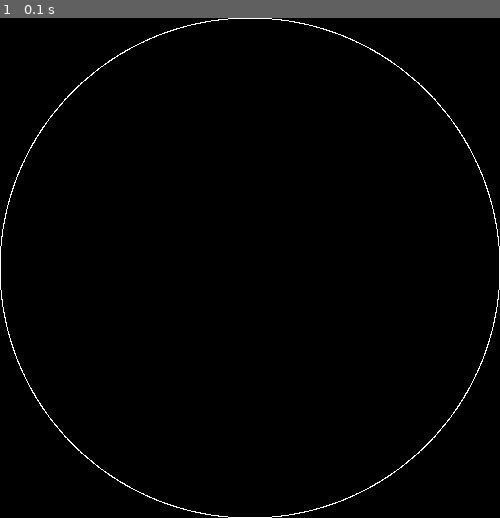
Above: before the commit, frame 1.
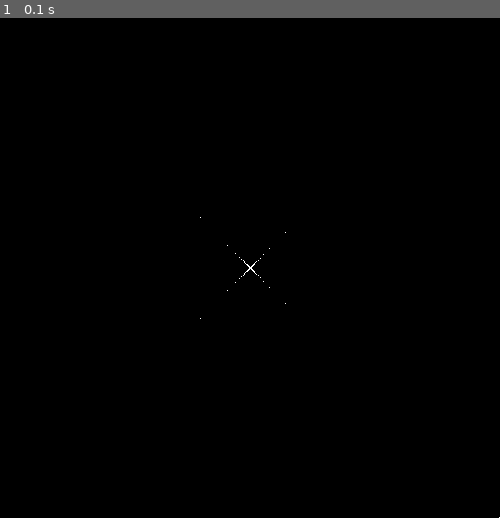
Above: after the commit, the same moment.

Repository: jpgtordilla/TransferOrbit
Game: pygame game, started from main.py
Two runs of this game, one before a commit and one after it. Both use one fixed random seed, a clock stepped at 60 frames per second and the inputs below.
Inputs:
- Up to frame 1 (0.1 s): no input

The runs differ from the first frame. In frame 1, 0.7% of the frame differs, in the area x 0-100%, y 0-100%.

Commit message:
commit before try to use 2D for storing points to preserve phi and r dependence when sorting r

Diff:
--- a/graph_orbits.py
+++ b/graph_orbits.py
@@ -42,7 +42,7 @@
 
 """CONSTANTS that should be CHANGED for experimentation"""
 L = 10**24 # angular momentum
-EPSILON = 0 # circle
+EPSILON = 1.1 # circle
 C = L**2 / (GAMMA * MU)
 
 """INITIATE PYGAME
@@ -63,7 +63,7 @@
 def energy():
     return GAMMA ** 2 * MU * (EPSILON ** 2 - 1) / 2 * L ** 2
 
-def graph_orbits(num_points=3000):
+def graph_orbits(num_points=3000, percent=10):
     # energy and orbit information
     print(f"Energy: {energy()}")
     print(f"Orbit for 0 phi: {r_orbit(0)}")
@@ -72,8 +72,10 @@
     # graph orbit
     # - for (default=360) equally spaced points, calculate r and add to 2D list
     # - graph each point in each array (x and y)
+    r_list = []
     x_point_list = []
     y_point_list = []
+
     current_phi = 0
 
     # get the points and add to array
@@ -81,7 +83,23 @@
         radian_increment = 2*np.pi / num_points
         current_phi += radian_increment
         current_r = r_orbit(current_phi)
+        r_list.append(current_r)
 
+    # if hyperbola or parabola (EPSILON = 1 or "..." > 1), shave off (default 10%) the longer r values
+    if EPSILON == 1 or EPSILON > 1:
+        percent_index = int(len(r_list) - len(r_list) / percent)
+        """
+        # sort by absolute value, but don't actually change signs
+        r_list.sort(key=abs)
+        # r_list = r_list[:percent_index]
+        """
+
+    current_phi = 0 # reset to zero
+
+    for i in range(len(r_list)):
+        radian_increment = 2 * np.pi / num_points
+        current_phi += radian_increment
+        current_r = r_list[i]
         # recall:
         # - x = r * np.cos(phi)
         # - y = r * np.sin(phi)
